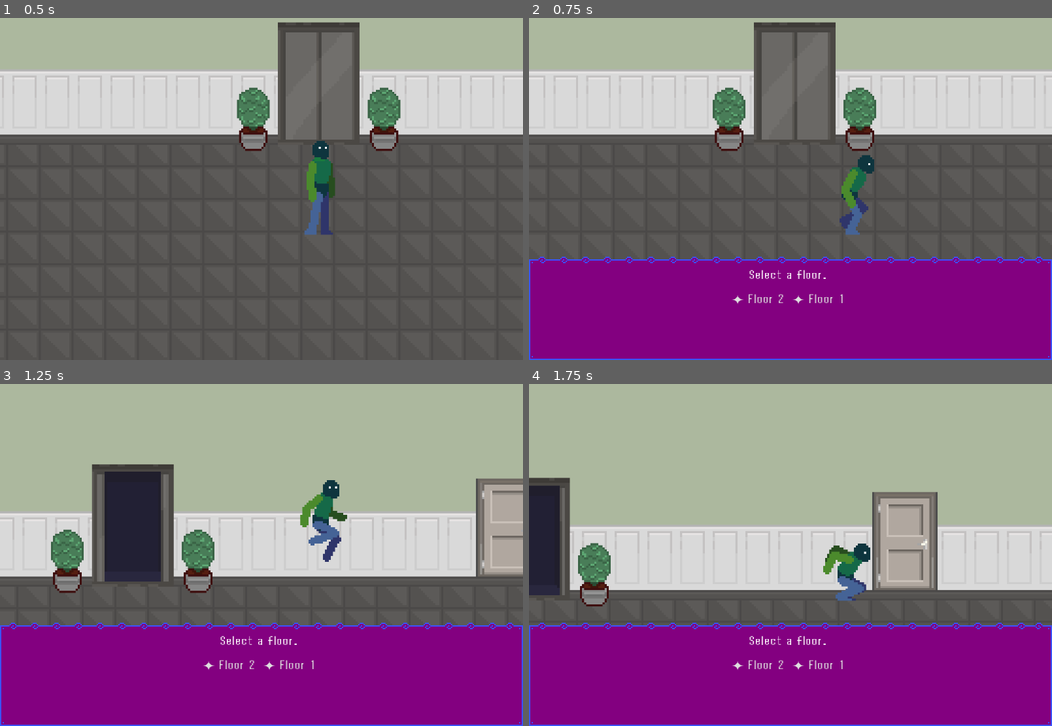
Above: before the commit, frames 1-4 (two rows, left to right).
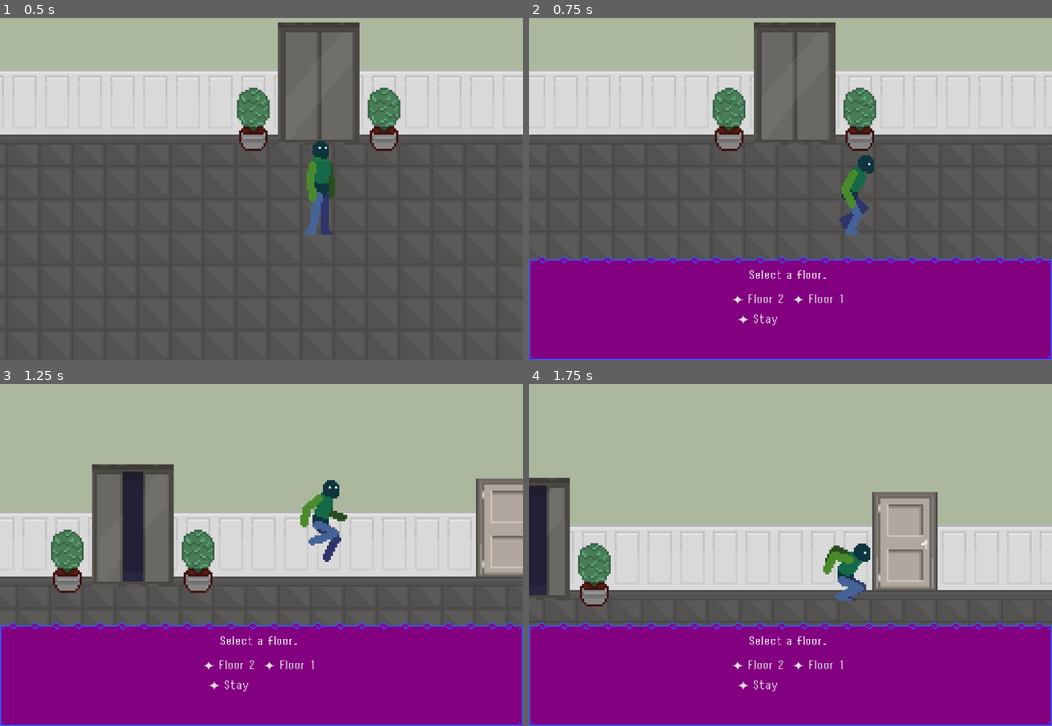
Above: after the commit, the same moments.

Repository: nisaturk/mirrorfixer-prototype
Game: Godot game, scene res://scenes/floor.tscn
Two runs of this game, one before a commit and one after it. Both use one fixed random seed, a clock stepped at 60 frames per second and the inputs below. This scene is started directly instead of the project's main scene.
Inputs:
- Up to frame 1 (0.5 s): no input
- Up to frame 2 (0.75 s): tap Enter at 0.5 s; hold Right (move_right) from 0.53 s (still down); hold E (interact) from 0.53 s (still down)
- Up to frame 3 (1.25 s): keep holding Right (move_right); keep holding E (interact); tap Up (jump) at 0.77 s
- Up to frame 4 (1.75 s): keep holding Right (move_right); release E (interact) at 1.28 s; tap E (interact) at 1.35 s; tap Up (jump) at 1.52 s

Frame 1 is identical in both runs. In frame 2, less than 0.1% of the frame differs, in the area x 39-48%, y 86-90%; in frame 3, 2.4%, in the area x 20-48%, y 25-90%; in frame 4, 1.0%.

Commit message:
elevator improvements?

Diff:
--- a/dialogue/dialogue-prototype.json
+++ b/dialogue/dialogue-prototype.json
@@ -137,7 +137,9 @@
   "action": "open_elevator",
   "options": [
 	{ "text": "✦ Floor 2", "next_id": "floor_2" },
-	{ "text": "✦ Floor 1", "next_id": "floor_1" }
+	{ "text": "✦ Floor 1", "next_id": "floor_1" },
+	{ "text": "✦ Stay", "next_id": "end" }
+
   ]
 },
 "floor_2": {
--- a/scenes/elevator.tscn
+++ b/scenes/elevator.tscn
@@ -87,7 +87,7 @@
 }],
 "loop": false,
 "name": &"close",
-"speed": 5.0
+"speed": 4.0
 }, {
 "frames": [{
 "duration": 1.0,
@@ -113,7 +113,7 @@
 }],
 "loop": false,
 "name": &"open",
-"speed": 5.0
+"speed": 2.0
 }]
 
 [node name="Elevator" type="Area2D"]
@@ -127,6 +127,8 @@
 [node name="AnimatedSprite2D" type="AnimatedSprite2D" parent="."]
 sprite_frames = SubResource("SpriteFrames_2fcxx")
 animation = &"close"
+frame = 6
+frame_progress = 1.0
 
 [node name="InteractableObject" parent="." instance=ExtResource("3_jmdsd")]
 position = Vector2(-19, -33.000004)
--- a/scenes/floor.tscn
+++ b/scenes/floor.tscn
@@ -3947,6 +3947,7 @@
 shape = SubResource("RectangleShape2D_ir15t")
 
 [node name="GameUI" parent="." instance=ExtResource("8_3pc5w")]
+visible = false
 
 [node name="IAAreas" type="Node2D" parent="."]
 position = Vector2(5, -35)
--- a/scenes/game.tscn
+++ b/scenes/game.tscn
@@ -12,7 +12,6 @@
 [ext_resource type="PackedScene" uid="uid://dttu5x0kixbi6" path="res://scenes/DialogueUI.tscn" id="10_vtaks"]
 [ext_resource type="PackedScene" uid="uid://cnmhg1unk4m10" path="res://scenes/shard.tscn" id="11_dinhu"]
 [ext_resource type="PackedScene" uid="uid://bbh3286pn2faw" path="res://scenes/interactable.tscn" id="11_kvpfn"]
-[ext_resource type="AudioStream" uid="uid://bypiygfy0m20t" path="res://assets/audio/shine-5-268908.mp3" id="11_kvuet"]
 [ext_resource type="PackedScene" uid="uid://bglrg2vgdl6e" path="res://scenes/elevator.tscn" id="14_trtic"]
 
 [sub_resource type="TileSetAtlasSource" id="TileSetAtlasSource_yqjtg"]
@@ -3570,23 +3569,21 @@
 position = Vector2(5, -35)
 
 [node name="IAmirror" parent="IAAreas" instance=ExtResource("11_kvpfn")]
-position = Vector2(20, 0)
+position = Vector2(31, -2)
+scale = Vector2(0.57354957, 0.9771711)
 
 [node name="IAsofa" parent="IAAreas" instance=ExtResource("11_kvpfn")]
 position = Vector2(129, 31)
 dialogue_id = "sofa"
 
 [node name="IOshard" parent="IAAreas" instance=ExtResource("11_kvpfn")]
-position = Vector2(60, 44.000004)
+position = Vector2(65, 45)
 scale = Vector2(0.35097343, 0.28990862)
 dialogue_id = "shard"
 prioritylevel = 1
 
 [node name="shard" parent="IAAreas/IOshard" instance=ExtResource("11_dinhu")]
 position = Vector2(28.492184, 34.49361)
-
-[node name="AudioStreamPlayer2D" type="AudioStreamPlayer2D" parent="IAAreas/IOshard"]
-stream = ExtResource("11_kvuet")
 
 [node name="Bell" parent="." instance=ExtResource("8_gee14")]
 position = Vector2(-73, 28)
--- a/scenes/shard.tscn
+++ b/scenes/shard.tscn
@@ -1,6 +1,7 @@
-[gd_scene load_steps=3 format=3 uid="uid://cnmhg1unk4m10"]
+[gd_scene load_steps=4 format=3 uid="uid://cnmhg1unk4m10"]
 
 [ext_resource type="Texture2D" uid="uid://bh36pfi11j3li" path="res://assets/sprites/interior/shard.png" id="1_pmddc"]
+[ext_resource type="AudioStream" uid="uid://bypiygfy0m20t" path="res://assets/audio/shine-5-268908.mp3" id="2_x0ayr"]
 
 [sub_resource type="CircleShape2D" id="CircleShape2D_ua2y8"]
 radius = 11.0
@@ -13,5 +14,8 @@
 [node name="Sprite2D" type="Sprite2D" parent="."]
 texture = ExtResource("1_pmddc")
 
+[node name="AudioStreamPlayer2D" type="AudioStreamPlayer2D" parent="."]
+stream = ExtResource("2_x0ayr")
+
 [connection signal="body_entered" from="." to="." method="_on_body_entered"]
 [connection signal="body_exited" from="." to="." method="_on_body_exited"]
--- a/scripts/DialogueUI.gd
+++ b/scripts/DialogueUI.gd
@@ -129,12 +129,16 @@
 			current_caller.open_doors()
 
 	if action_name == "go_to_floor_2":
+		DialogueData.just_used_elevator = true
 		get_tree().change_scene_to_file("res://scenes/floor.tscn")
 	if action_name == "go_to_floor_1":
+		DialogueData.just_used_elevator = true
 		get_tree().change_scene_to_file("res://scenes/game.tscn")
 
 	if action_name == "go_to_flat_1":
+		DialogueData.just_used_elevator = true
 		get_tree().change_scene_to_file("res://scenes/flat.tscn")
 
 	if action_name == "go_out":
+		DialogueData.just_used_elevator = true
 		get_tree().change_scene_to_file("res://scenes/floor.tscn")
--- a/scripts/bell.gd
+++ b/scripts/bell.gd
@@ -11,13 +11,10 @@
 
 func _input(event):
 	if not is_active: return
-
 	if not player_in_range:
 		return
-
 	if DialogueUI.visible: #autoload change
 		return
-
 	if event.is_action_pressed("interact"):
 		ring_bell()
 		get_viewport().set_input_as_handled() # consume input so it wont keep ringin
@@ -32,7 +29,7 @@
 		$AudioStreamPlayer2D.stop()
 	$AudioStreamPlayer2D.play()
 
-	#print("Bell rung! Count:", ring_count)
+	#print("BELLO rungO! Count:", ring_count)
 
 func _on_body_entered(body: Node2D) -> void:
 	if body.name == "Player":
Not shown: 1 places in scenes/game.tscn that only renumber resources
